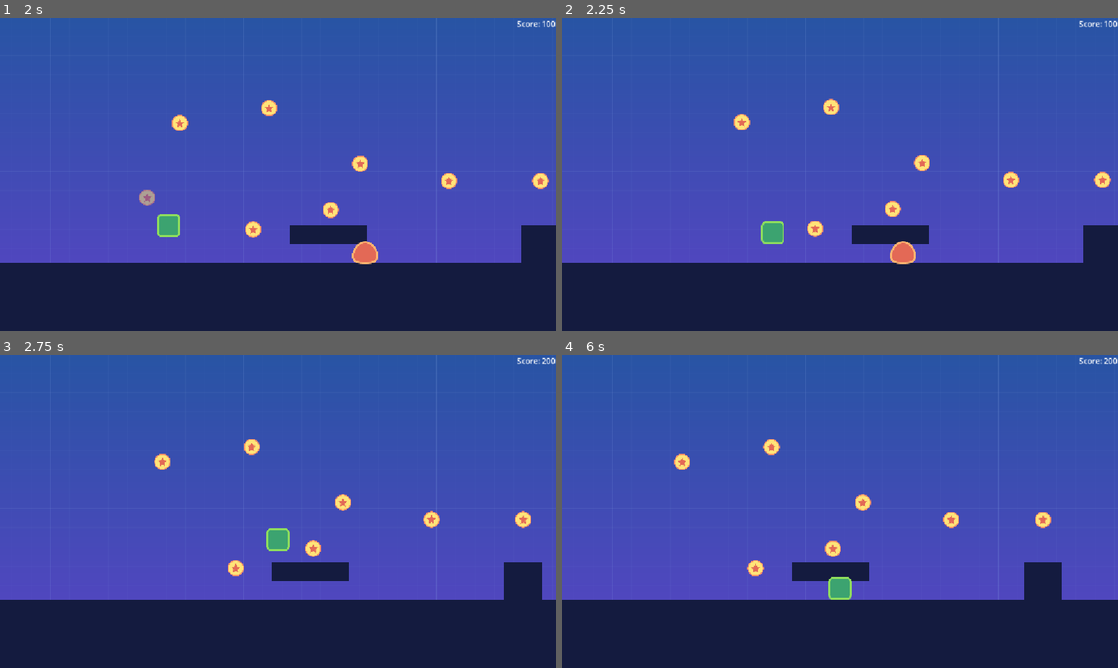
Above: before the commit, frames 1-4 (two rows, left to right).
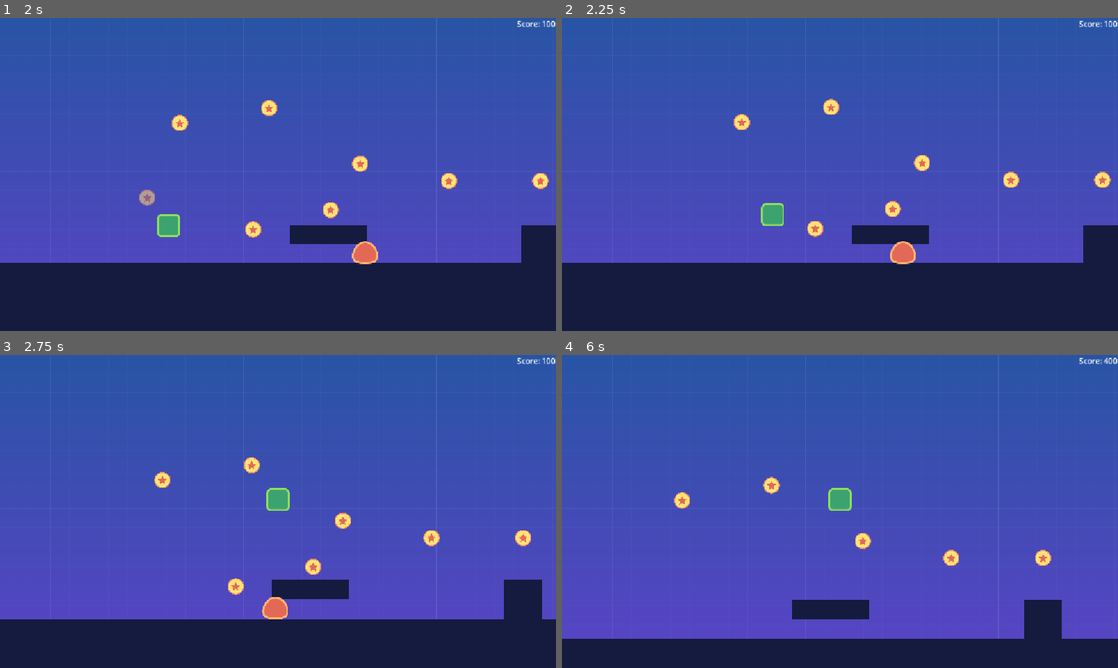
Above: after the commit, the same moments.

Repository: Sub-bot-in/godot-4-platformer
Game: Godot game, scene res://src/Screens/MainScreen.tscn
Two runs of this game, one before a commit and one after it. Both use one fixed random seed, a clock stepped at 60 frames per second and the inputs below.
Inputs:
- Up to frame 1 (2 s): click "Play" at 0.5 s; hold D (move_right) from 1.28 s (still down); hold W (jump) from 1.28 s (still down)
- Up to frame 2 (2.25 s): keep holding D (move_right); release W (jump) at 2.03 s; tap W (jump) at 2.1 s
- Up to frame 3 (2.75 s): keep holding D (move_right); tap W (jump) at 2.27, 2.57 s
- Up to frame 4 (6 s): release D (move_right) at 2.78 s; hold A (move_left) 2.78-3.53 s; hold W (jump) 2.78-3.53 s; hold D (move_right) 3.53-5.03 s; tap W (jump) at 3.6, 3.77, 4.07, 5.1, 5.27, 5.57 s; hold W (jump) 4.28-5.03 s; hold A (move_left) 5.03-5.78 s; hold D (move_right) from 5.78 s (still down); hold W (jump) from 5.78 s (still down)

Frame 1 is identical in both runs. In frame 2, 0.5% of the frame differs, in the area x 35-40%, y 59-73%; in frame 3, 10%; in frame 4, 14%, in the area x 0-100%, y 0-91%.

Commit message:
feat(player.gd): added double jump

Diff:
--- a/game/src/Actors/Player.gd
+++ b/game/src/Actors/Player.gd
@@ -3,8 +3,7 @@
 @export var speed: = Vector2(400.0, 500.0)
 @export var gravity: = 3500.0
 @export var stomp_impulse: = 600.0
-
-
+@export var double_jump_allowed = true
 func _on_StompDetector_area_entered(_area: Area2D) -> void:
 	velocity = calculate_stomp_velocity(velocity, stomp_impulse)
 
@@ -15,13 +14,33 @@
 
 func _physics_process(delta: float) -> void:
 	velocity.y += gravity * delta
-	var is_jump_interrupted: = Input.is_action_just_released("jump") and velocity.y < 0.0
-	var direction: = get_direction()
-	velocity = calculate_move_velocity(velocity, direction, speed, is_jump_interrupted)
+	#var is_jump_interrupted: = Input.is_action_just_released("jump") and velocity.y < 0.0
+	var direction: = get_direction() + double_jump()
+	velocity = calculate_move_velocity(velocity, direction, speed) #NOTE: is_jump_interrupted removed
 	var snap: Vector2 = Vector2.DOWN * 60.0 if direction.y == 0.0 else Vector2.ZERO
 	move_and_slide()
 	set_floor_snap_length(snap.y)
 
+func is_double_jump_allowed() -> bool:
+
+	if !is_on_floor() and double_jump_allowed  :
+		#print("Double jump in air allowed")
+		if Input.is_action_just_pressed("jump"):
+			double_jump_allowed = false
+		return true
+	elif is_on_floor():
+		#print("Double jump on floor not allowed")
+		double_jump_allowed = true
+		return false
+	else:
+		#print("Double jump used, not allowed")
+		return false
+
+func double_jump() -> Vector2:
+	return Vector2(
+		0.0,
+		-Input.get_action_strength("jump") if is_double_jump_allowed() and !is_on_floor() and Input.is_action_just_pressed("jump") else 0.0
+	)
 
 func get_direction() -> Vector2:
 	return Vector2(
@@ -34,14 +53,14 @@
 		linear_velocity: Vector2,
 		direction: Vector2,
 		_speed: Vector2,
-		is_jump_interrupted: bool
+	#	is_jump_interrupted: bool
 	) -> Vector2:
 	var _velocity: = linear_velocity
 	_velocity.x = _speed.x * direction.x
 	if direction.y != 0.0:
 		_velocity.y = _speed.y * direction.y
-	if is_jump_interrupted:
-		_velocity.y = 0.0
+	#if is_jump_interrupted:
+	#	_velocity.y = 0.0
 	return _velocity
 
 
